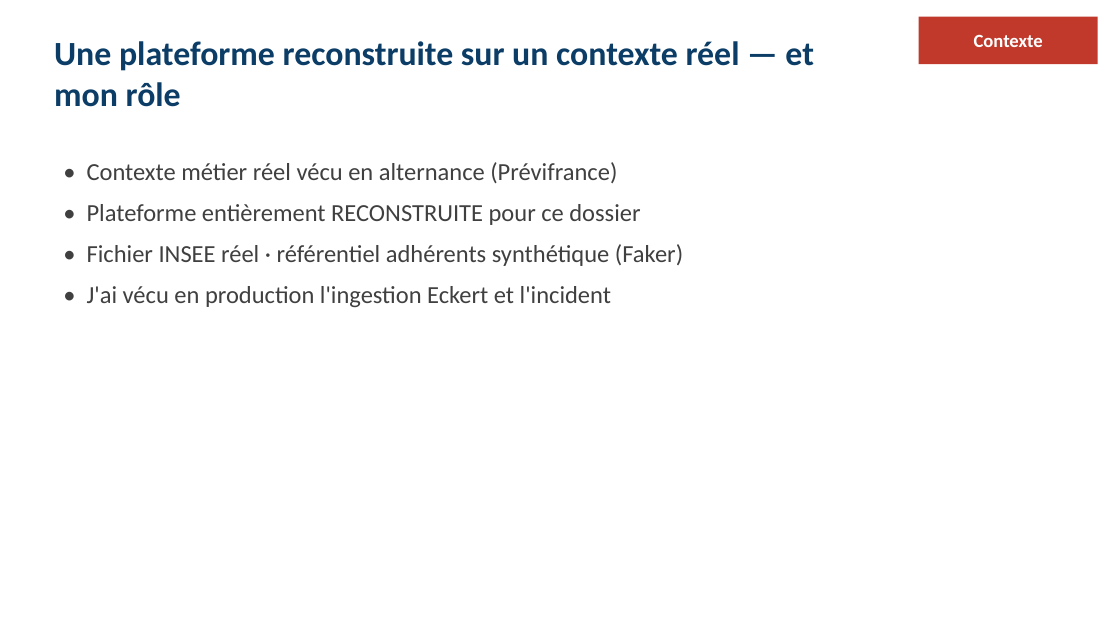
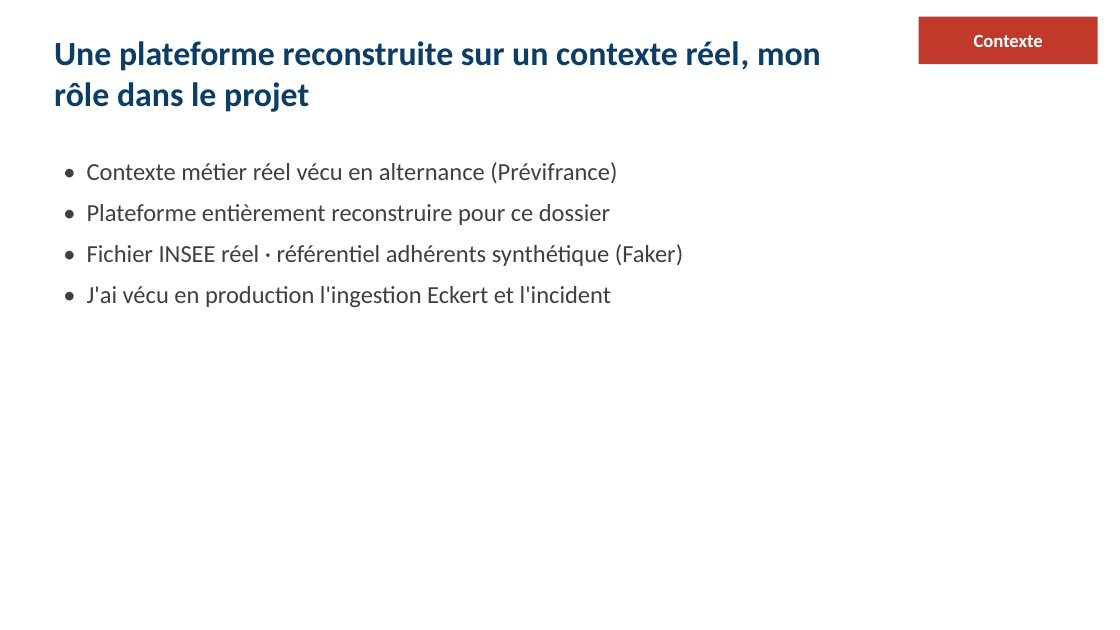
Before and after one commit to ratpiGene/ELT-Eckert, a slide deck: slide 3 of soutenance/support_eckert.pptx. Drawn at 1120x630 pixels with LibreOffice and Linux fonts; fonts in the diff are those of the drawing. Boxes give left, top, right and bottom in pixels: in the first picture for what was removed or moved away, otherwise in the second. Text is boxed around its words. In the diff, an @@ line names an element or a change of style, - is before the commit and + after.

```diff
--- a/soutenance/support_eckert.pptx
+++ b/soutenance/support_eckert.pptx
@@ text at box(54, 41, 821, 112): text changed @@
-Une plateforme reconstruite sur un contexte réel — et mon rôle
+Une plateforme reconstruite sur un contexte réel, mon rôle dans le projet
@@ text at box(87, 204, 610, 225): text changed @@
-• Plateforme entièrement RECONSTRUITE pour ce dossier
+• Plateforme entièrement reconstruire pour ce dossier
```
Also in this commit, not shown: 2 other slides changed, 8 other files.
